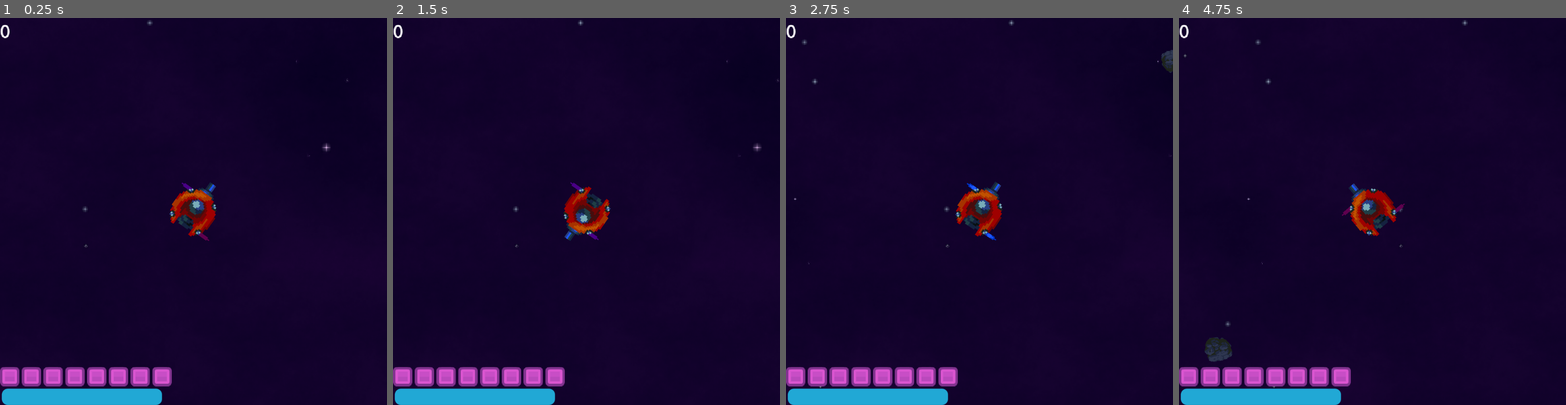
Above: before the commit, frames 1-4 (left to right).
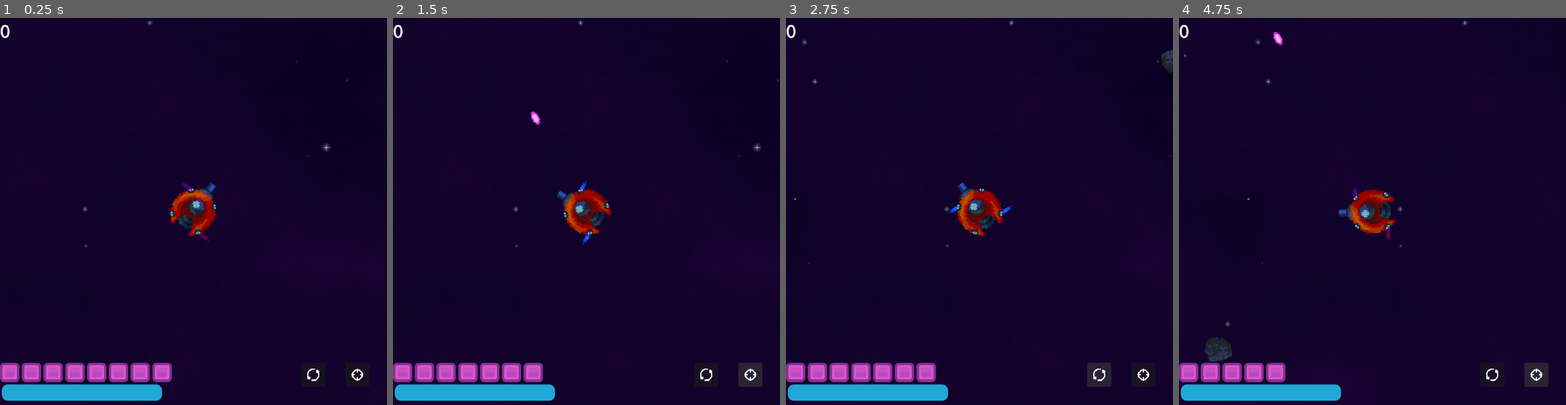
Above: after the commit, the same moments.

Repository: Wife-Haver/JuniperDevJam
Game: Godot game, scene res://Scenes/main.tscn
Two runs of this game, one before a commit and one after it. Both use one fixed random seed, a clock stepped at 60 frames per second and the inputs below.
Inputs (mouse positions are in pixels of both pictures, inside the frame that each line leads up to):
- Up to frame 1 (0.25 s): no input
- Up to frame 2 (1.5 s): click (706, 374) at 0.52 s; click (749, 374) at 1.27 s
- Up to frame 3 (2.75 s): click (1099, 374) at 2.02 s
- Up to frame 4 (4.75 s): click (1535, 374) at 2.77 s; click (1492, 374) at 3.52 s; click (1535, 374) at 4.27 s

The runs differ from the first frame. In frame 1, 2.3% of the frame differs, in the area x 0-94%, y 89-100%; in frame 2, 3.9%; in frame 3, 3.9%; in frame 4, 4.0%, in the area x 0-96%, y 3-100%.

Commit message:
added stuff
-ammo resets properly
-added buttons for mobile

Diff:
--- /dev/null
+++ b/Scenes/main_menu.tscn
@@ -0,0 +1,14 @@
+[gd_scene format=3 uid="uid://cs0k1wreqgms2"]
+
+[ext_resource type="Script" uid="uid://be6a0npsma5x1" path="res://Scripts/UI/main_menu.gd" id="1_28flt"]
+
+[node name="MainMenu" type="CanvasLayer" unique_id=312560788]
+script = ExtResource("1_28flt")
+
+[node name="Control" type="Control" parent="." unique_id=1666266814]
+layout_mode = 3
+anchors_preset = 15
+anchor_right = 1.0
+anchor_bottom = 1.0
+grow_horizontal = 2
+grow_vertical = 2
--- a/Scenes/ui.tscn
+++ b/Scenes/ui.tscn
@@ -5,6 +5,9 @@
 [ext_resource type="Script" uid="uid://cl5vfi4ku8opn" path="res://Scripts/UI/progress_bar.gd" id="3_nf4gj"]
 [ext_resource type="Script" uid="uid://ud5dkmcjrn3k" path="res://Scripts/UI/ammo_imgs.gd" id="3_q7pk6"]
 [ext_resource type="Texture2D" uid="uid://bj5enb8t5ovm7" path="res://Assets/UI/square.png" id="4_2246s"]
+[ext_resource type="Script" uid="uid://bw0moktypxoch" path="res://Scripts/UI/buttons.gd" id="6_ryf15"]
+[ext_resource type="Texture2D" uid="uid://d3qqlqa2kluu1" path="res://Assets/UI/Switch.png" id="6_smcll"]
+[ext_resource type="Texture2D" uid="uid://bwsjck4fisad4" path="res://Assets/UI/Shoot.png" id="7_ryf15"]
 
 [sub_resource type="StyleBoxFlat" id="StyleBoxFlat_wviqb"]
 bg_color = Color(0, 0, 0, 0.4862745)
@@ -46,69 +49,73 @@
 text = "0"
 script = ExtResource("2_qdvrb")
 
-[node name="VBoxContainer" type="VBoxContainer" parent="." unique_id=320600636]
+[node name="HBoxContainer" type="HSplitContainer" parent="." unique_id=1271815133]
 layout_mode = 1
 anchors_preset = 12
 anchor_top = 1.0
 anchor_right = 1.0
 anchor_bottom = 1.0
-offset_top = -27.0
-offset_bottom = -27.0
+offset_top = -66.0
+offset_bottom = -30.0
 grow_horizontal = 2
 grow_vertical = 0
+dragging_enabled = false
 
-[node name="AmmoImgs" type="HBoxContainer" parent="VBoxContainer" unique_id=313300472 node_paths=PackedStringArray("ammo_slots")]
+[node name="VBoxContainer" type="VBoxContainer" parent="HBoxContainer" unique_id=320600636]
+layout_mode = 2
+
+[node name="AmmoImgs" type="HBoxContainer" parent="HBoxContainer/VBoxContainer" unique_id=313300472 node_paths=PackedStringArray("ammo_slots")]
 layout_mode = 2
 script = ExtResource("3_q7pk6")
 ammo_slots = [NodePath("Ammo1"), NodePath("Ammo2"), NodePath("Ammo3"), NodePath("Ammo4"), NodePath("Ammo5"), NodePath("Ammo6"), NodePath("Ammo7"), NodePath("Ammo8")]
 
-[node name="Ammo1" type="TextureRect" parent="VBoxContainer/AmmoImgs" unique_id=1297510899]
+[node name="Ammo1" type="TextureRect" parent="HBoxContainer/VBoxContainer/AmmoImgs" unique_id=1297510899]
 modulate = Color(0.85490197, 0.33333334, 0.8156863, 1)
 layout_mode = 2
 texture = ExtResource("4_2246s")
 
-[node name="Ammo2" type="TextureRect" parent="VBoxContainer/AmmoImgs" unique_id=1426528922]
+[node name="Ammo2" type="TextureRect" parent="HBoxContainer/VBoxContainer/AmmoImgs" unique_id=1426528922]
 modulate = Color(0.85490197, 0.33333334, 0.8156863, 1)
 layout_mode = 2
 texture = ExtResource("4_2246s")
 
-[node name="Ammo3" type="TextureRect" parent="VBoxContainer/AmmoImgs" unique_id=1650857444]
+[node name="Ammo3" type="TextureRect" parent="HBoxContainer/VBoxContainer/AmmoImgs" unique_id=1650857444]
 modulate = Color(0.85490197, 0.33333334, 0.8156863, 1)
 layout_mode = 2
 texture = ExtResource("4_2246s")
 
-[node name="Ammo4" type="TextureRect" parent="VBoxContainer/AmmoImgs" unique_id=1412264554]
+[node name="Ammo4" type="TextureRect" parent="HBoxContainer/VBoxContainer/AmmoImgs" unique_id=1412264554]
 modulate = Color(0.85490197, 0.33333334, 0.8156863, 1)
 layout_mode = 2
 texture = ExtResource("4_2246s")
 
-[node name="Ammo5" type="TextureRect" parent="VBoxContainer/AmmoImgs" unique_id=584633087]
+[node name="Ammo5" type="TextureRect" parent="HBoxContainer/VBoxContainer/AmmoImgs" unique_id=584633087]
 modulate = Color(0.85490197, 0.33333334, 0.8156863, 1)
 layout_mode = 2
 texture = ExtResource("4_2246s")
 
-[node name="Ammo6" type="TextureRect" parent="VBoxContainer/AmmoImgs" unique_id=1210815902]
+[node name="Ammo6" type="TextureRect" parent="HBoxContainer/VBoxContainer/AmmoImgs" unique_id=1210815902]
 modulate = Color(0.85490197, 0.33333334, 0.8156863, 1)
 layout_mode = 2
 texture = ExtResource("4_2246s")
 
-[node name="Ammo7" type="TextureRect" parent="VBoxContainer/AmmoImgs" unique_id=626045848]
+[node name="Ammo7" type="TextureRect" parent="HBoxContainer/VBoxContainer/AmmoImgs" unique_id=626045848]
 modulate = Color(0.85490197, 0.33333334, 0.8156863, 1)
 layout_mode = 2
 texture = ExtResource("4_2246s")
 
-[node name="Ammo8" type="TextureRect" parent="VBoxContainer/AmmoImgs" unique_id=800391227]
+[node name="Ammo8" type="TextureRect" parent="HBoxContainer/VBoxContainer/AmmoImgs" unique_id=800391227]
 modulate = Color(0.85490197, 0.33333334, 0.8156863, 1)
 layout_mode = 2
 texture = ExtResource("4_2246s")
 
-[node name="BottomBar" type="HBoxContainer" parent="VBoxContainer" unique_id=196207415]
+[node name="BottomBar" type="HBoxContainer" parent="HBoxContainer/VBoxContainer" unique_id=196207415]
 layout_mode = 2
 
-[node name="Panel" type="Panel" parent="VBoxContainer/BottomBar" unique_id=1863121300]
+[node name="Panel" type="Panel" parent="HBoxContainer/VBoxContainer/BottomBar" unique_id=1863121300]
 layout_mode = 2
 
-[node name="ProgressBar" type="ProgressBar" parent="VBoxContainer/BottomBar/Panel" unique_id=1008664742]
+[node name="ProgressBar" type="ProgressBar" parent="HBoxContainer/VBoxContainer/BottomBar/Panel" unique_id=1008664742]
 layout_mode = 0
 offset_left = 3.0
 offset_right = 268.0
@@ -119,3 +126,33 @@
 value = 50.0
 show_percentage = false
 script = ExtResource("3_nf4gj")
+
+[node name="Buttons" type="HBoxContainer" parent="HBoxContainer" unique_id=965375022]
+layout_mode = 2
+size_flags_horizontal = 8
+size_flags_vertical = 4
+alignment = 2
+script = ExtResource("6_ryf15")
+
+[node name="SwapSpin" type="Button" parent="HBoxContainer/Buttons" unique_id=1941345978]
+layout_mode = 2
+icon = ExtResource("6_smcll")
+
+[node name="VSeparator2" type="VSeparator" parent="HBoxContainer/Buttons" unique_id=872373767]
+modulate = Color(1, 1, 1, 0)
+layout_mode = 2
+theme_override_constants/separation = 25
+
+[node name="Shoot" type="Button" parent="HBoxContainer/Buttons" unique_id=1634778771]
+layout_mode = 2
+icon = ExtResource("7_ryf15")
+
+[node name="VSeparator" type="VSeparator" parent="HBoxContainer/Buttons" unique_id=151760391]
+modulate = Color(1, 1, 1, 0)
+layout_mode = 2
+theme_override_constants/separation = 25
+
+[connection signal="button_down" from="HBoxContainer/Buttons/SwapSpin" to="HBoxContainer/Buttons" method="on_swap_spin_button_down"]
+[connection signal="button_up" from="HBoxContainer/Buttons/SwapSpin" to="HBoxContainer/Buttons" method="on_swap_spin_button_up"]
+[connection signal="button_down" from="HBoxContainer/Buttons/Shoot" to="HBoxContainer/Buttons" method="_on_shoot_button_down"]
+[connection signal="button_up" from="HBoxContainer/Buttons/Shoot" to="HBoxContainer/Buttons" method="_on_shoot_button_up"]
--- a/Scripts/Globals/player_manager.gd
+++ b/Scripts/Globals/player_manager.gd
@@ -7,9 +7,7 @@
 var _player_ammo:int = 8
 
 signal update_current_hp
-
 signal player_was_hurt
-
 signal ammo_changed(current: int, max: int)
 signal player_fired
 
@@ -45,6 +43,14 @@
 func get_max_ammo() -> int:
 	return _max_ammo
 
+func set_max_ammo(newMaxAmmo: int) -> void:
+	_max_ammo = newMaxAmmo
+	ammo_changed.emit(_player_ammo, _max_ammo)
+
+func set_ammo(newAmmo: int) -> void:
+	_player_ammo = newAmmo
+	ammo_changed.emit(_player_ammo, _max_ammo)
+
 func use_ammo() -> bool:
 	if _player_ammo <= 0:
 		return false
--- a/Scripts/Globals/screen_manager.gd
+++ b/Scripts/Globals/screen_manager.gd
@@ -15,4 +15,6 @@
 func restart_stats()->void:
 	PlayerManager.set_max_hp(10)
 	PlayerManager.set_current_hp(10)
+	PlayerManager.set_max_ammo(8)
+	PlayerManager.set_ammo(8)
 	ScoreManager.set_player_score(0)
--- a/Scripts/Player/movement.gd
+++ b/Scripts/Player/movement.gd
@@ -12,10 +12,9 @@
 func _physics_process(delta):
 	rotate(delta)
 
+	if Input.is_action_just_pressed("flip_spin"):
+		spin_direction *= -1
+		player.switch_spin.emit(spin_direction)
+
 func rotate(delta):
 	player.rotation += rotate_speed * spin_direction * delta
-
-func _unhandled_input(event):
-	if event.is_action_pressed("flip_spin"):
-		spin_direction *= -1
-		player.switch_spin.emit(spin_direction)
--- /dev/null
+++ b/Scripts/UI/buttons.gd
@@ -0,0 +1,21 @@
+extends HBoxContainer
+
+func _input(event):
+	if Input.is_action_just_pressed("flip_spin"):
+		print("flipped")
+
+func on_swap_spin_button_down():
+	Input.action_press("flip_spin")
+
+func on_swap_spin_button_up():
+	Input.action_release("flip_spin")
+
+
+
+
+func _on_shoot_button_down():
+	Input.action_press("shoot")
+
+
+func _on_shoot_button_up():
+	Input.action_release("shoot")
--- /dev/null
+++ b/Scripts/UI/main_menu.gd
@@ -0,0 +1 @@
+extends CanvasLayer
--- a/project.godot
+++ b/project.godot
@@ -38,12 +38,12 @@
 
 flip_spin={
 "deadzone": 0.2,
-"events": [Object(InputEventKey,"resource_local_to_scene":fa …(140 unchanged characters)… d":false,"keycode":0,"physical_keycode":81,"key_label":0,"unicode":113,"location":0,"echo":false,"script":null)
+"events": [Object(InputEventKey,"resource_local_to_scene":fa …(140 unchanged characters)… d":false,"keycode":0,"physical_keycode":90,"key_label":0,"unicode":122,"location":0,"echo":false,"script":null)
 ]
 }
 shoot={
 "deadzone": 0.2,
-"events": [Object(InputEventKey,"resource_local_to_scene":fa …(140 unchanged characters)… d":false,"keycode":0,"physical_keycode":32,"key_label":0,"unicode":32,"location":0,"echo":false,"script":null)
+"events": [Object(InputEventKey,"resource_local_to_scene":fa …(140 unchanged characters)… d":false,"keycode":0,"physical_keycode":88,"key_label":0,"unicode":120,"location":0,"echo":false,"script":null)
 ]
 }
 blah={
Binary file added: Assets/UI/Shoot.png
Not shown, added: Assets/UI/Shoot.png.import
Binary file added: Assets/UI/Switch.png
Not shown, added: Assets/UI/Switch.png.import
Not shown, added: Scripts/UI/buttons.gd.uid
Not shown, added: Scripts/UI/main_menu.gd.uid
